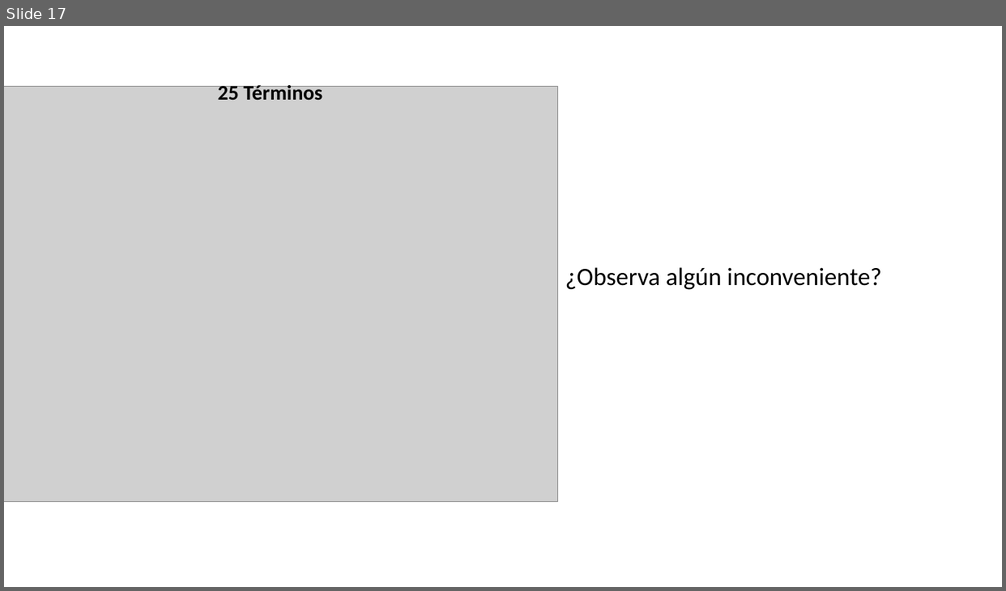
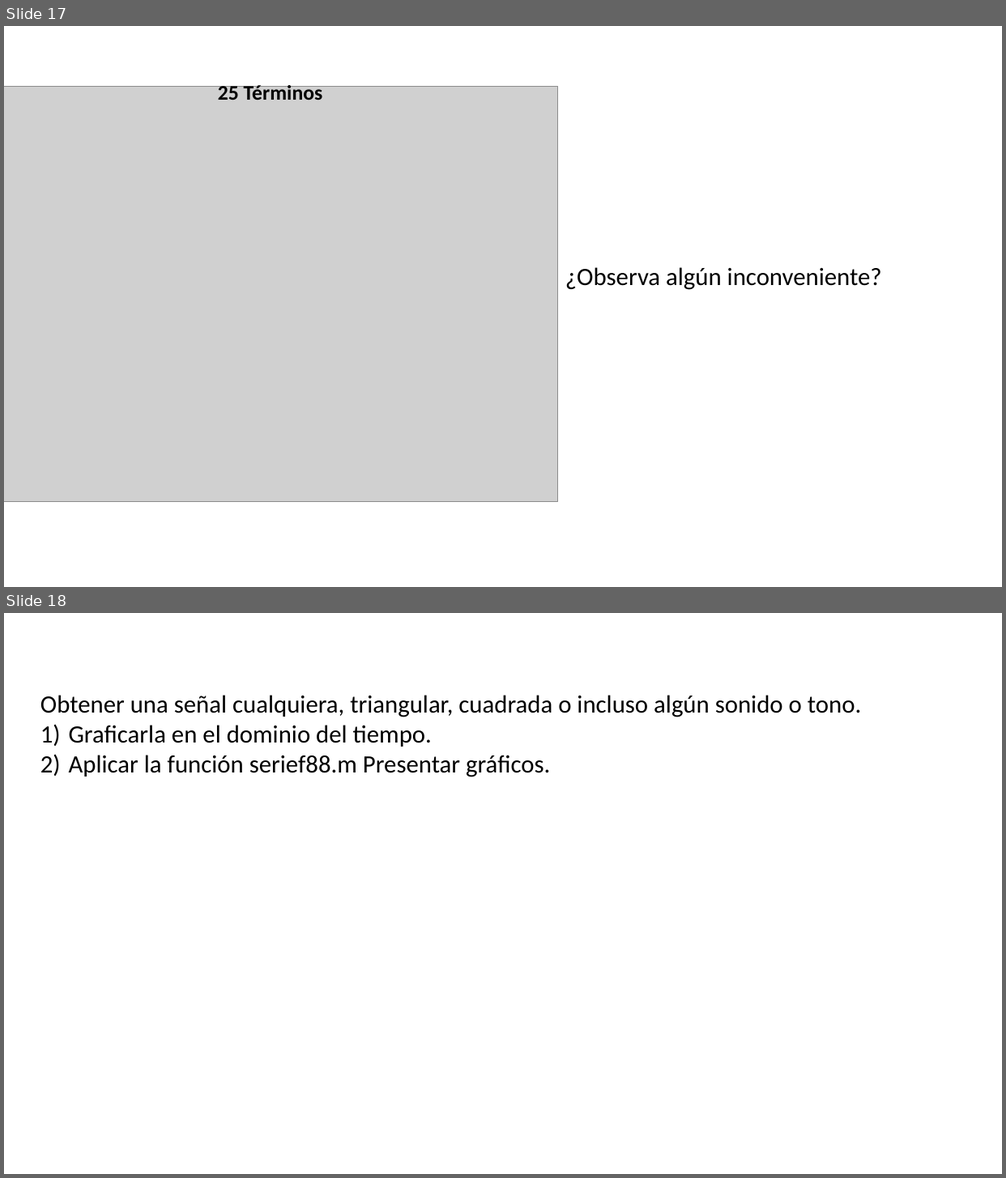
Before and after one commit to odeluigi/Analisis, a slide deck: TP3/Presentacion-TP-3.pptx. Shown one above the other, each under a label of ours: slide 17 before the commit, slides 17 and 18 after it. The pictures are 1006x591 and 1006x1178 pixels, drawn with LibreOffice and Linux fonts; fonts in the diff are those of the drawing; grey boxes stand for pictures. Boxes give left, top, right and bottom in pixels: in the first picture for what was removed or moved away, otherwise in the second. Text is boxed around its words. In the diff, an @@ line names an element or a change of style, - is before the commit and + after.

```diff
--- a/TP3/Presentacion-TP-3.pptx
+++ b/TP3/Presentacion-TP-3.pptx
@@ slide 18 added at [4, 613, 1002, 1174], background #FFFFFF @@
@@ text added at [40, 695, 861, 777], 24 pt, text #000000 @@
+Obtener una señal cualquiera, triangular, cuadrada o incluso algún sonido o tono.
+1) Graficarla en el dominio del tiempo.
+2) Aplicar la función serief88.m Presentar gráficos.
```
Also in this commit, not shown: 1 slide removed.
